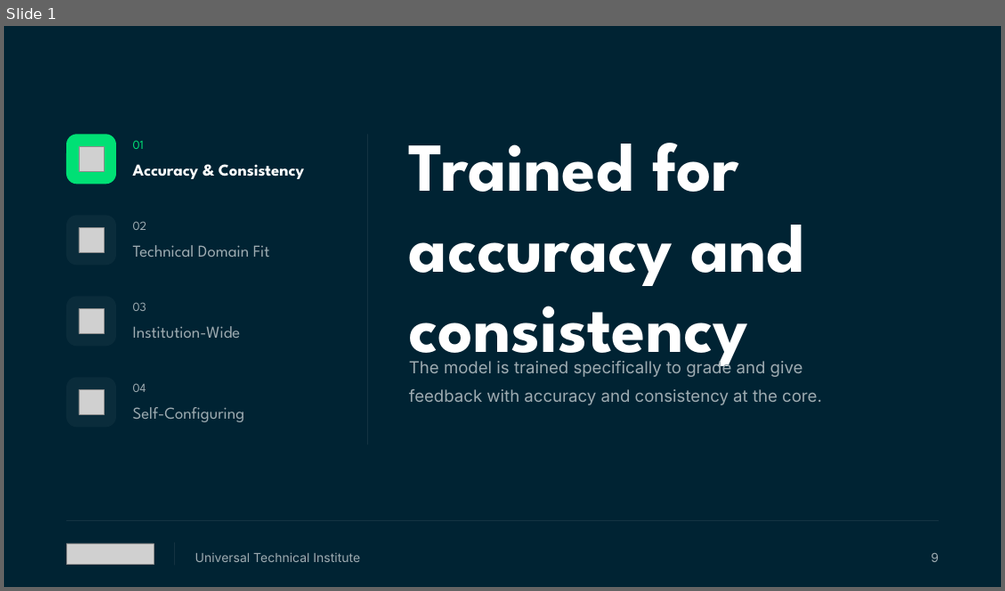
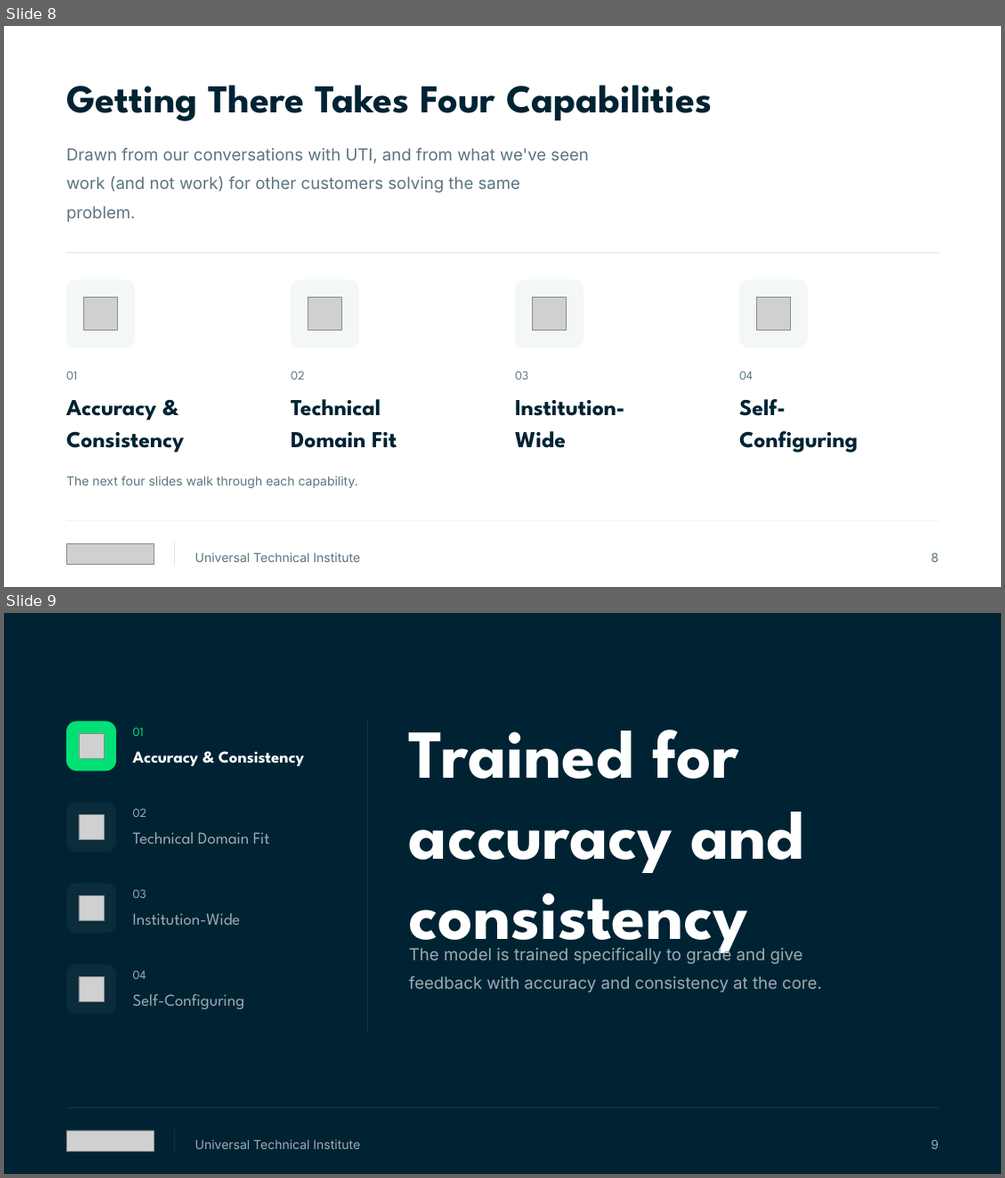
Before and after one commit to Dante-Eduface/Claude, a slide deck: projects/uti/deck/UTI-Eduface-deck.pptx. Shown one above the other, each under a label of ours: slide 1 before the commit, slides 8 and 9 after it. The pictures are 1005x591 and 1005x1178 pixels, drawn with LibreOffice and Linux fonts; fonts in the diff are those of the drawing; grey boxes stand for pictures. Boxes give left, top, right and bottom in pixels: in the first picture for what was removed or moved away, otherwise in the second. Text is boxed around its words. In the diff, an @@ line names an element or a change of style, - is before the commit and + after.

```diff
--- a/projects/uti/deck/UTI-Eduface-deck.pptx
+++ b/projects/uti/deck/UTI-Eduface-deck.pptx
@@ slide 8 added at bbox=[4, 26, 1001, 587], background #FFFFFF @@
@@ text added at bbox=[66, 85, 712, 121], 38 pt, text #002333, bold @@
+Getting There Takes Four Capabilities
@@ text added at bbox=[66, 148, 589, 192], 16 pt, text #5B7480 @@
+Drawn from our conversations with UTI, and from what we've seen work (and not work) for other customers solving the same problem.
@@ rectangle added at bbox=[66, 253, 938, 253], fill #CDD9DE @@
@@ rounded rectangle added at bbox=[66, 280, 135, 348], fill #F3F7F8 @@
@@ rounded rectangle added at bbox=[291, 280, 359, 348], fill #F3F7F8 @@
@@ rounded rectangle added at bbox=[515, 280, 583, 348], fill #F3F7F8 @@
@@ rounded rectangle added at bbox=[739, 280, 808, 348], fill #F3F7F8 @@
@@ picture added at bbox=[84, 297, 117, 329] @@
@@ picture added at bbox=[308, 297, 341, 329] @@
@@ picture added at bbox=[533, 297, 566, 329] @@
@@ picture added at bbox=[757, 297, 790, 329] @@
@@ text added at bbox=[66, 370, 77, 379], 12 pt, text #5B7480 @@
+01
@@ text added at bbox=[291, 370, 305, 379], 12 pt, text #5B7480 @@
+02
@@ text added at bbox=[515, 370, 528, 379], 12 pt, text #5B7480 @@
+03
@@ text added at bbox=[739, 370, 752, 379], 12 pt, text #5B7480 @@
+04
@@ text added at bbox=[291, 399, 396, 448], 22 pt, text #002333, bold @@
+Technical
+Domain Fit
@@ text added at bbox=[739, 399, 858, 452], 22 pt, text #002333, bold @@
+Self-
+Configuring
@@ text added at bbox=[66, 400, 184, 452], 22 pt, text #002333, bold @@
+Accuracy &
+Consistency
@@ text added at bbox=[515, 400, 625, 448], 22 pt, text #002333, bold @@
+Institution-
+Wide
@@ text added at bbox=[66, 475, 358, 488], 12 pt, text #5B7480 @@
+The next four slides walk through each capability.
@@ rectangle added at bbox=[66, 520, 938, 521], fill #E7EEF0 @@
@@ picture added at bbox=[66, 543, 154, 564] @@
@@ rectangle added at bbox=[175, 542, 175, 565], fill #CDD9DE @@
@@ text added at bbox=[195, 552, 360, 562], 12 pt, text #5B7480 @@
+Universal Technical Institute
@@ text added at bbox=[930, 552, 938, 562], 12 pt, text #5B7480 @@
+8
@@ what was slide 1 is now slide 9 @@
```
Also in this commit, not shown: 12 other slides added, 39 other files.
